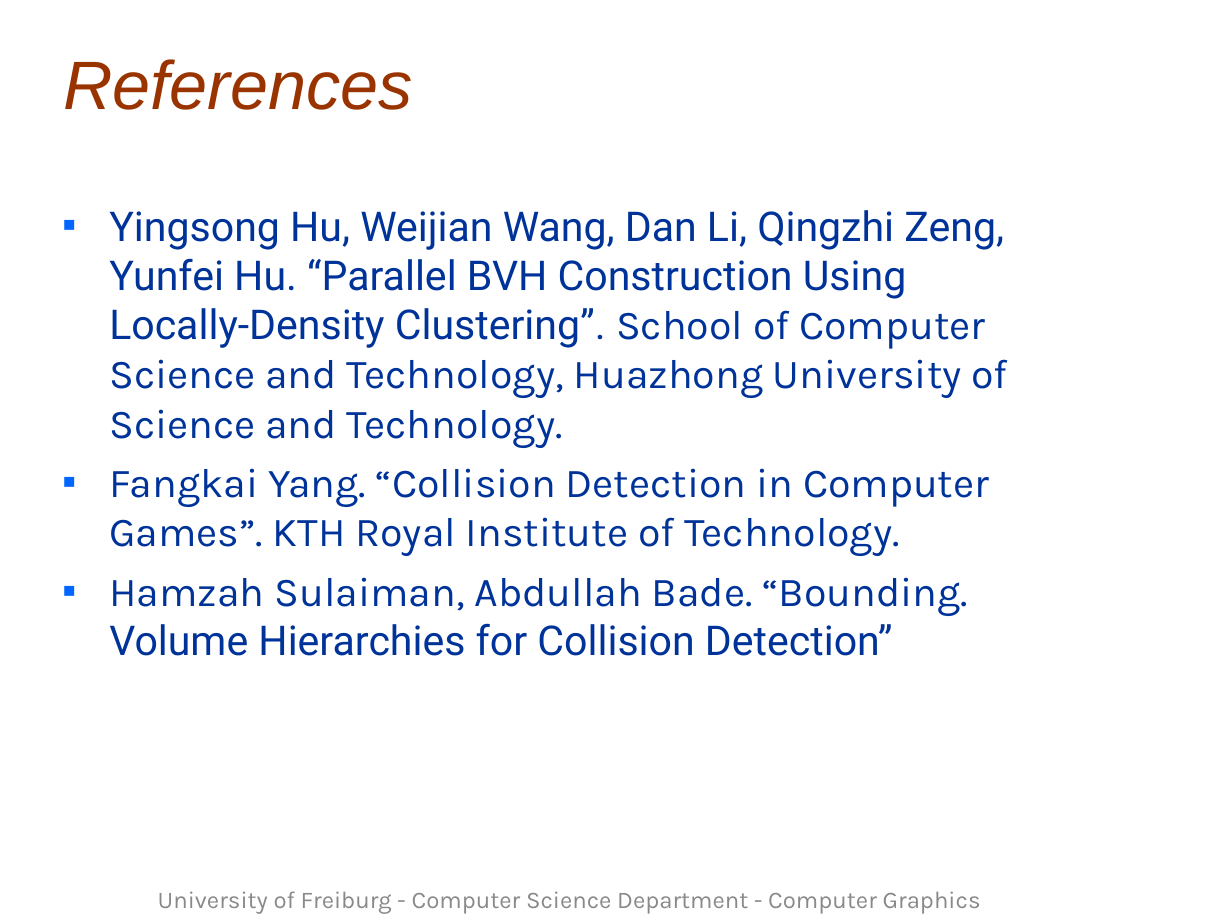
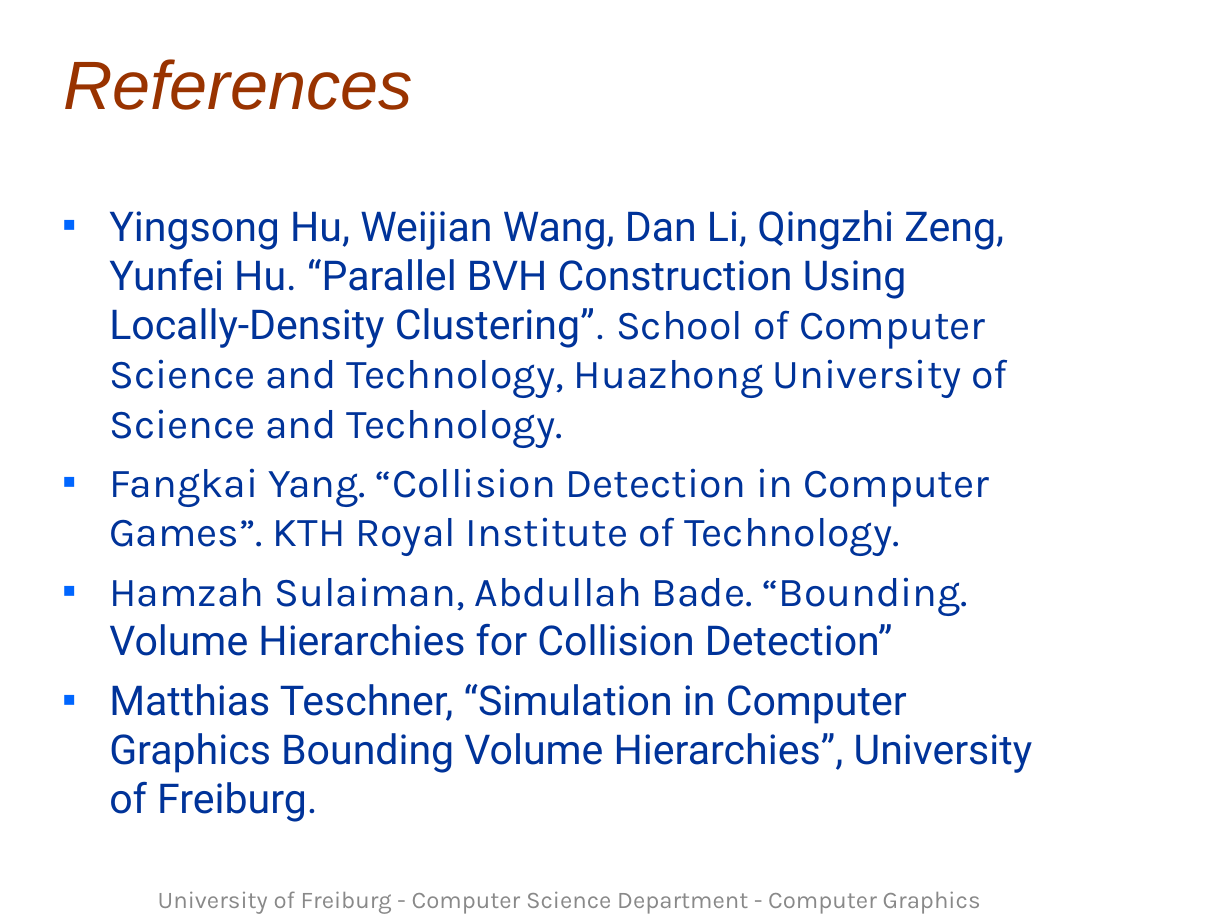
Before and after one commit to Alhajras/Raytracer, a slide deck: slide 24 of Seminar/template (1).ppt (slide 20 before the commit). Drawn at 1232x924 pixels with LibreOffice and Linux fonts; fonts in the diff are those of the drawing; background and template pictures are left out. Boxes give left, top, right and bottom in pixels: in the first picture for what was removed or moved away, otherwise in the second. Text is boxed around its words. In the diff, an @@ line names an element or a change of style, - is before the commit and + after.

```diff
--- a/Seminar/template (1).ppt
+++ b/Seminar/template (1).ppt
@@ text at bbox=[109, 684, 1033, 822]: paragraph added @@
+■ Matthias Teschner, “Simulation in Computer Graphics Bounding Volume Hierarchies”, University of Freiburg.
```
Also in this commit, not shown: 1 other slide changed, 4 slides added, 27 other files.
